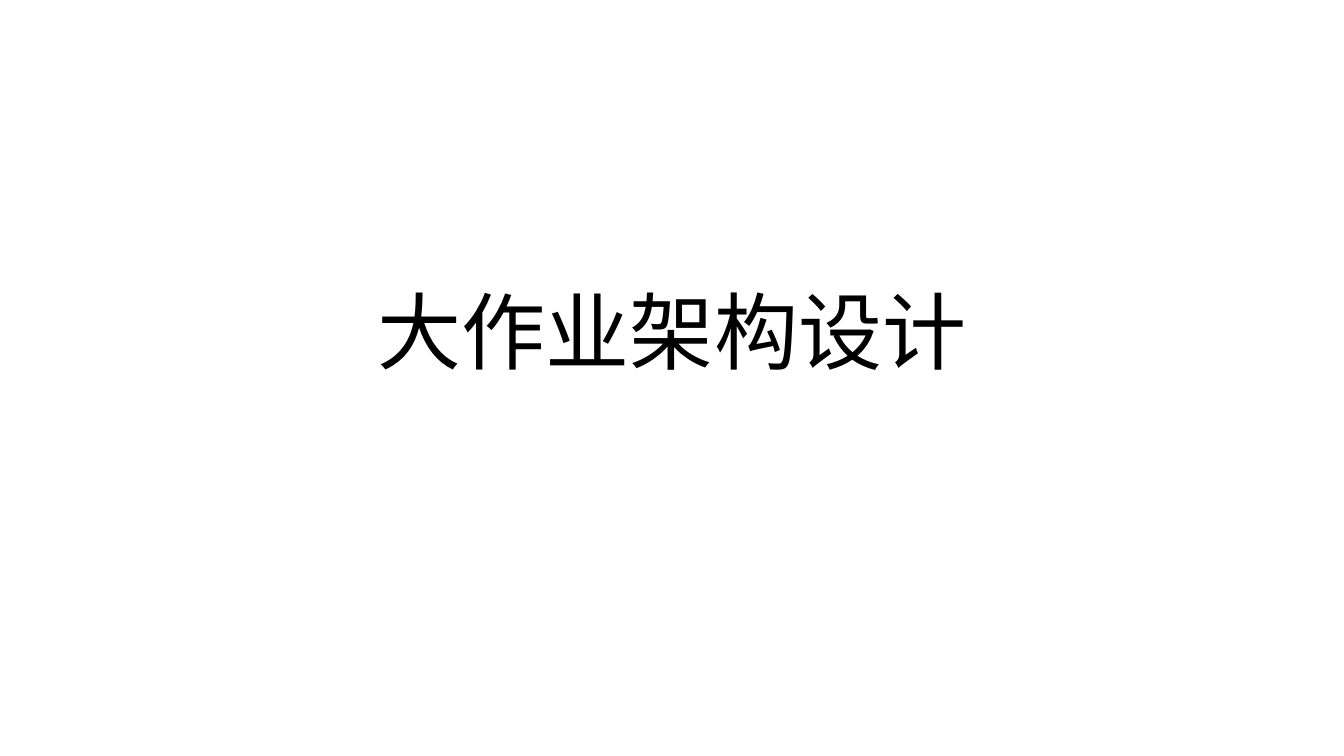
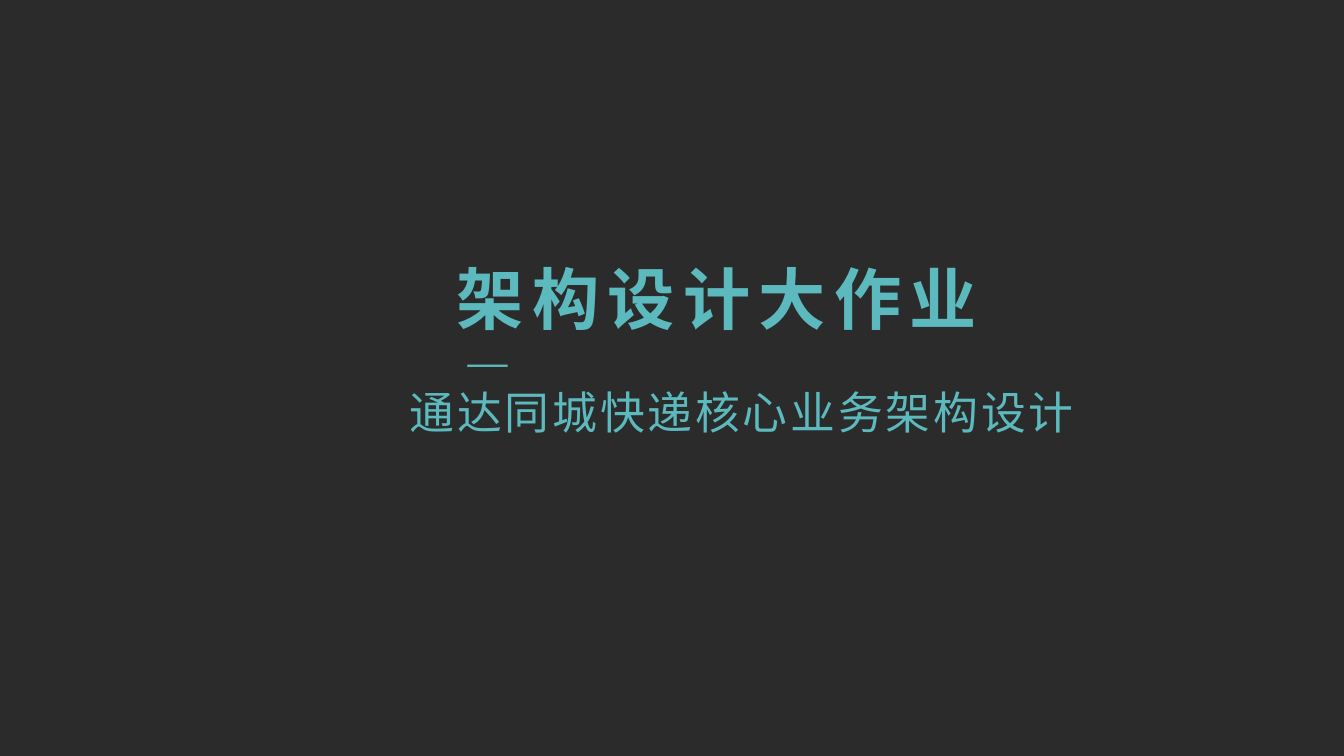
Before and after one commit to amotan/assignment, a slide deck: slide 1 of 大作业（一）架构设计.pptx. Drawn at 1344x756 pixels with LibreOffice and Linux fonts; fonts in the diff are those of the drawing; background and template pictures are left out; a plain dark background stands for a picture behind light text. Boxes give left, top, right and bottom in pixels: in the first picture for what was removed or moved away, otherwise in the second. Text is boxed around its words. In the diff, an @@ line names an element or a change of style, - is before the commit and + after.

```diff
--- a/大作业（一）架构设计.pptx
+++ b/大作业（一）架构设计.pptx
@@ background #FFFFFF to picture (left out) @@
@@ title at bbox=[457, 267, 977, 330]: text changed; size 60 to 48 pt; font Calibri to Arial; text colour #000000 to #5CB9BD; bold on @@
-大作业架构设计
+架构设计大作业
@@ text added at bbox=[457, 329, 532, 379], 18 pt, text #5CB9BD, bold @@
+——
@@ subtitle added at bbox=[409, 391, 1073, 433], 32 pt, text #5CB9BD @@
+通达同城快递核心业务架构设计
```
Also in this commit, not shown: 7 slides added.
